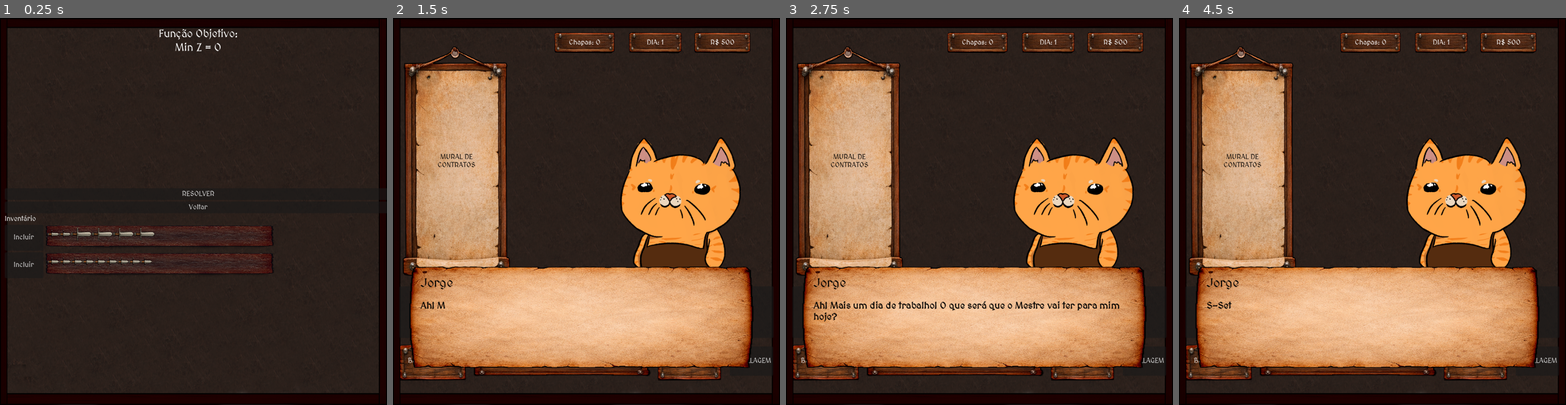
Above: before the commit, frames 1-4 (left to right).
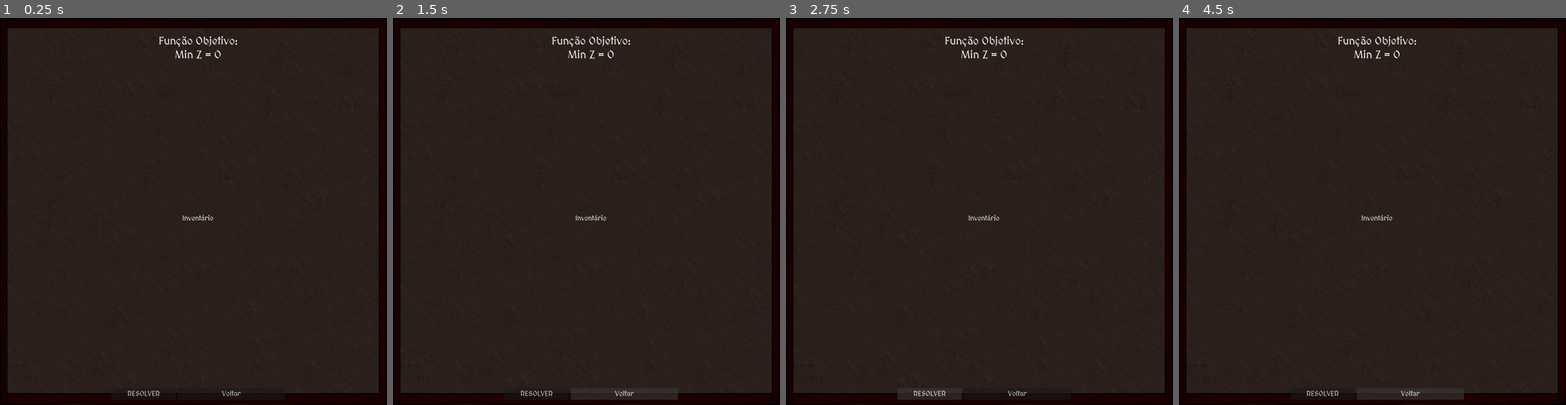
Above: after the commit, the same moments.

Repository: VitaumOS/Jogo_IC-Godot
Game: Godot game, scene res://scene/ModelagemMatematica.tscn
Same seed, same stepped clock (60 frames per second), same inputs: the game is played once before the commit and once after it. This scene is started directly instead of the project's main scene.
Inputs (mouse positions are in pixels of both pictures, inside the frame that each line leads up to):
- Up to frame 1 (0.25 s): no input
- Up to frame 2 (1.5 s): click "RESOLVER" at 0.5 s; click "Voltar" at 1.25 s
- Up to frame 3 (2.75 s): click (929, 393) at 2 s, where only the run after the commit has a clickable "RESOLVER"
- Up to frame 4 (4.5 s): click (1411, 393) at 2.75 s, where only the run after the commit has a clickable "Voltar"; click (1322, 393) at 3.5 s, where only the run after the commit has a clickable "RESOLVER"; click (1411, 393) at 4.25 s, where only the run after the commit has a clickable "Voltar"

The runs differ from the first frame. In frame 1, 3.6% of the frame differs, in the area x 1-71%, y 2-98%; in frame 2, 49%; in frame 3, 48%; in frame 4, 49%, in the area x 1-98%, y 3-99%.

Commit message:
mais mudanças...

Diff:
--- /dev/null
+++ b/modelos/modelo_botao_brilha.tres
@@ -0,0 +1,10 @@
+[gd_resource type="StyleBoxTexture" format=3 uid="uid://dc0o6didq7a0q"]
+
+[ext_resource type="Texture2D" uid="uid://v4r2c614e4rv" path="res://images/placa_brilha.png" id="1_mobcc"]
+
+[resource]
+texture = ExtResource("1_mobcc")
+expand_margin_left = 90.0
+expand_margin_top = 90.0
+expand_margin_right = 90.0
+expand_margin_bottom = 90.0
--- /dev/null
+++ b/modelos/modelo_botao_brilha2.tres
@@ -0,0 +1,10 @@
+[gd_resource type="StyleBoxTexture" format=3 uid="uid://bicnub0owc76w"]
+
+[ext_resource type="Texture2D" uid="uid://bs23u4q6nfyc7" path="res://images/placa_brilha4.png" id="1_07ett"]
+
+[resource]
+texture = ExtResource("1_07ett")
+expand_margin_left = 150.0
+expand_margin_top = 200.0
+expand_margin_right = 150.0
+expand_margin_bottom = 200.0
--- /dev/null
+++ b/modelos/modelo_botao_brilhaembaixo.tres
@@ -0,0 +1,10 @@
+[gd_resource type="StyleBoxTexture" format=3 uid="uid://bb27gk2e4050f"]
+
+[ext_resource type="Texture2D" uid="uid://bu80t0n3ojcjo" path="res://images/placa_baixo_brilha.png" id="1_yalfy"]
+
+[resource]
+texture = ExtResource("1_yalfy")
+expand_margin_left = 60.0
+expand_margin_top = 179.0
+expand_margin_right = 62.0
+expand_margin_bottom = 150.0
--- a/pulp_solution.json
+++ b/pulp_solution.json
@@ -1,7 +1,9 @@
 {
     "status": "Optimal",
-    "chapas_usadas": 1,
+    "chapas_usadas": 6,
     "plano_corte": {
-        "Padrao_1": 1
+        "Padrao_2": 1,
+        "Padrao_3": 2,
+        "Padrao_4": 3
     }
 }
--- a/resolve_modelagem.json
+++ b/resolve_modelagem.json
@@ -1 +1 @@
-{"status": "Optimal", "solucao": [1, 0]}
+{"status": "Optimal", "solucao": [1, 0, 2, 3]}
--- a/scene/Cena_1.tscn
+++ b/scene/Cena_1.tscn
@@ -9,7 +9,9 @@
 [ext_resource type="PackedScene" uid="uid://b6if7jes5m0v4" path="res://scene/LinhaListaPadrao.tscn" id="7_i1ld1"]
 [ext_resource type="Texture2D" uid="uid://crs5owxlqap0n" path="res://images/placa_2.png" id="8_bjq5w"]
 [ext_resource type="PackedScene" uid="uid://dnci0t7lpn3u5" path="res://scene/SistemaDialogo.tscn" id="9_2xbwx"]
+[ext_resource type="StyleBox" uid="uid://bicnub0owc76w" path="res://modelos/modelo_botao_brilha2.tres" id="9_i1ld1"]
 [ext_resource type="PackedScene" uid="uid://niwiqe2egaiv" path="res://scene/Popup.tscn" id="10_6qt7c"]
+[ext_resource type="StyleBox" uid="uid://bb27gk2e4050f" path="res://modelos/modelo_botao_brilhaembaixo.tres" id="10_ptkpm"]
 
 [sub_resource type="Theme" id="Theme_bjq5w"]
 
@@ -149,67 +151,86 @@
 offset_right = 885.0
 offset_bottom = 742.0
 
-[node name="ContainerExcesso" type="HBoxContainer" parent="UI/VisualizadorContrato" unique_id=565625551]
+[node name="ContainerExcesso" type="HFlowContainer" parent="UI/VisualizadorContrato" unique_id=503230766]
 layout_mode = 2
 
 [node name="FundoChapa" type="PanelContainer" parent="UI/VisualizadorContrato" unique_id=222044135]
 layout_mode = 2
 
-[node name="MarginContainer" type="ScrollContainer" parent="UI/VisualizadorContrato/FundoChapa" unique_id=2131463621]
+[node name="MarginContainer" type="MarginContainer" parent="UI/VisualizadorContrato/FundoChapa" unique_id=320032127]
 custom_minimum_size = Vector2(800, 120)
 layout_mode = 2
 
-[node name="ContainerChapa" type="HBoxContainer" parent="UI/VisualizadorContrato/FundoChapa/MarginContainer" unique_id=937080127]
-layout_mode = 2
-
-[node name="Rodape" type="HBoxContainer" parent="UI" unique_id=205919892]
-offset_top = 764.0
-offset_right = 895.0
-offset_bottom = 832.0
+[node name="ContainerChapa" type="HFlowContainer" parent="UI/VisualizadorContrato/FundoChapa/MarginContainer" unique_id=2031152459]
+layout_mode = 2
+
+[node name="VBoxContainer" type="VBoxContainer" parent="UI" unique_id=2119517920]
+offset_left = 23.0
+offset_top = 776.0
+offset_right = 875.0
+offset_bottom = 864.0
+
+[node name="Rodape" type="HBoxContainer" parent="UI/VBoxContainer" unique_id=205919892]
+layout_mode = 2
 alignment = 1
 
-[node name="BtnResolver" type="Button" parent="UI/Rodape" unique_id=827788209]
+[node name="BtnResolver" type="Button" parent="UI/VBoxContainer/Rodape" unique_id=827788209]
 custom_minimum_size = Vector2(160.975, 0)
 layout_mode = 2
 theme_override_styles/normal = ExtResource("5_uwuwm")
+theme_override_styles/pressed = ExtResource("5_uwuwm")
+theme_override_styles/hover = ExtResource("5_uwuwm")
 text = "     BATER O FERRO     "
 icon_alignment = 1
 
-[node name="VSeparator" type="VSeparator" parent="UI/Rodape" unique_id=1276734818]
+[node name="VSeparator" type="VSeparator" parent="UI/VBoxContainer/Rodape" unique_id=1276734818]
 modulate = Color(0, 0, 0, 0)
 custom_minimum_size = Vector2(13.56, 0)
 layout_mode = 2
 size_flags_stretch_ratio = 0.0
 
-[node name="BtnSair" type="Button" parent="UI/Rodape" unique_id=1780927715]
+[node name="BtnSair" type="Button" parent="UI/VBoxContainer/Rodape" unique_id=1780927715]
 custom_minimum_size = Vector2(400, 0)
 layout_mode = 2
 theme = SubResource("Theme_bjq5w")
 theme_override_styles/normal = SubResource("StyleBoxTexture_2xbwx")
+theme_override_styles/pressed = ExtResource("9_i1ld1")
+theme_override_styles/hover = ExtResource("9_i1ld1")
+theme_override_styles/hover_pressed = ExtResource("9_i1ld1")
 text = "ENCERRAR DIA"
 icon = SubResource("CompressedTexture2D_2xbwx")
 
-[node name="VSeparator2" type="VSeparator" parent="UI/Rodape" unique_id=1539532409]
+[node name="VSeparator2" type="VSeparator" parent="UI/VBoxContainer/Rodape" unique_id=1539532409]
 modulate = Color(0, 0, 0, 0)
 custom_minimum_size = Vector2(13.56, 0)
 layout_mode = 2
 size_flags_stretch_ratio = 0.0
 
-[node name="BtnLoja" type="Button" parent="UI/Rodape" unique_id=493769893]
+[node name="BtnLoja" type="Button" parent="UI/VBoxContainer/Rodape" unique_id=493769893]
 custom_minimum_size = Vector2(148.885, 0)
 layout_mode = 2
 theme_override_styles/normal = ExtResource("5_uwuwm")
+theme_override_styles/pressed = ExtResource("10_ptkpm")
+theme_override_styles/hover = ExtResource("5_uwuwm")
 text = "LOJA"
 
-[node name="VSeparator3" type="VSeparator" parent="UI/Rodape" unique_id=1858660115]
-modulate = Color(0, 0, 0, 0)
-custom_minimum_size = Vector2(13.56, 0)
-layout_mode = 2
-size_flags_stretch_ratio = 0.0
-
-[node name="BtnModel" type="Button" parent="UI/Rodape" unique_id=1435772189]
-layout_mode = 2
-text = "MODELAGEM"
+[node name="VSeparator2" type="VSeparator" parent="UI/VBoxContainer" unique_id=1238166107]
+modulate = Color(0, 0, 0, 0)
+custom_minimum_size = Vector2(13.56, 22.815)
+layout_mode = 2
+size_flags_stretch_ratio = 0.0
+
+[node name="Control" type="Control" parent="UI/VBoxContainer" unique_id=1181324846]
+layout_mode = 2
+
+[node name="BtnModel" type="Button" parent="UI/VBoxContainer/Control" unique_id=1435772189]
+layout_mode = 0
+offset_left = 293.0
+offset_top = 7.0
+offset_right = 560.0
+offset_bottom = 26.0
+theme_override_styles/normal = ExtResource("5_bjq5w")
+text = "MODELAGEM MATEMÁTICA"
 
 [node name="SistemaDialogo" parent="." unique_id=477801998 instance=ExtResource("9_2xbwx")]
 visible = false
@@ -218,7 +239,7 @@
 visible = false
 
 [connection signal="pressed" from="UI/Controle_Corpo/CorpoCentral/LadoEsquerdo/BotaoContratoGrande" to="." method="_on_contrato_pressed"]
-[connection signal="pressed" from="UI/Rodape/BtnResolver" to="." method="_on_resolver_pressed"]
-[connection signal="pressed" from="UI/Rodape/BtnSair" to="." method="_on_sair_pressed"]
-[connection signal="pressed" from="UI/Rodape/BtnLoja" to="." method="_on_loja_pressed"]
-[connection signal="pressed" from="UI/Rodape/BtnModel" to="." method="_on_modelagem_pressed"]
+[connection signal="pressed" from="UI/VBoxContainer/Rodape/BtnResolver" to="." method="_on_resolver_pressed"]
+[connection signal="pressed" from="UI/VBoxContainer/Rodape/BtnSair" to="." method="_on_sair_pressed"]
+[connection signal="pressed" from="UI/VBoxContainer/Rodape/BtnLoja" to="." method="_on_loja_pressed"]
+[connection signal="pressed" from="UI/VBoxContainer/Control/BtnModel" to="." method="_on_modelagem_pressed"]
--- a/scene/Cena_Loja.tscn
+++ b/scene/Cena_Loja.tscn
@@ -4,6 +4,7 @@
 [ext_resource type="Texture2D" uid="uid://cx1kycxphclcy" path="res://images/background.png" id="3_l66g6"]
 [ext_resource type="StyleBox" uid="uid://dki2hhovuf137" path="res://modelos/modelo_botao1.tres" id="3_mypxv"]
 [ext_resource type="PackedScene" uid="uid://dd0ohe51j087n" path="res://scene/Cena_Card_Loja.tscn" id="4_4qugu"]
+[ext_resource type="StyleBox" uid="uid://dc0o6didq7a0q" path="res://modelos/modelo_botao_brilha.tres" id="5_4qugu"]
 
 [node name="Loja" type="Control" unique_id=961802527]
 layout_mode = 3
@@ -63,6 +64,9 @@
 grow_horizontal = 2
 grow_vertical = 2
 theme_override_styles/normal = ExtResource("3_mypxv")
+theme_override_styles/pressed = ExtResource("5_4qugu")
+theme_override_styles/hover = ExtResource("5_4qugu")
+theme_override_styles/hover_pressed = ExtResource("5_4qugu")
 text = "Comprar Chapas (R$ %d)"
 icon_alignment = 1
 vertical_icon_alignment = 2
@@ -97,6 +101,9 @@
 offset_right = 187.0
 offset_bottom = 847.0
 theme_override_styles/normal = ExtResource("3_mypxv")
+theme_override_styles/pressed = ExtResource("5_4qugu")
+theme_override_styles/hover = ExtResource("5_4qugu")
+theme_override_styles/hover_pressed = ExtResource("5_4qugu")
 text = "Voltar ao Jogo"
 
 [connection signal="pressed" from="UI/PainelChapas/BtnComprarChapa" to="." method="_comprar_chapa"]
--- a/scene/Cena_contratos.tscn
+++ b/scene/Cena_contratos.tscn
@@ -4,6 +4,7 @@
 [ext_resource type="PackedScene" uid="uid://bk2cgr6pirs1o" path="res://scene/Card_Contratos.tscn" id="2_jgr8c"]
 [ext_resource type="Texture2D" uid="uid://cx1kycxphclcy" path="res://images/background.png" id="3_76e4m"]
 [ext_resource type="StyleBox" uid="uid://dki2hhovuf137" path="res://modelos/modelo_botao1.tres" id="3_yji0f"]
+[ext_resource type="StyleBox" uid="uid://dc0o6didq7a0q" path="res://modelos/modelo_botao_brilha.tres" id="5_5rhh1"]
 [ext_resource type="PackedScene" uid="uid://niwiqe2egaiv" path="res://scene/Popup.tscn" id="5_jgr8c"]
 
 [node name="Cena_Contratos" type="Control" unique_id=1920571904]
@@ -59,6 +60,9 @@
 offset_bottom = 65.0
 theme_override_font_sizes/font_size = 22
 theme_override_styles/normal = ExtResource("3_yji0f")
+theme_override_styles/pressed = ExtResource("5_5rhh1")
+theme_override_styles/hover = ExtResource("5_5rhh1")
+theme_override_styles/hover_pressed = ExtResource("5_5rhh1")
 text = "Voltar ao jogo"
 
 [node name="PopUp" parent="." unique_id=195816423 instance=ExtResource("5_jgr8c")]
--- a/scene/ModelagemMatematica.tscn
+++ b/scene/ModelagemMatematica.tscn
@@ -18,7 +18,7 @@
 [node name="MainMargin" type="Control" parent="." unique_id=697386958]
 anchors_preset = 0
 offset_left = 11.0
-offset_top = 23.0
+offset_top = 40.0
 offset_right = 889.0
 offset_bottom = 873.0
 
@@ -46,23 +46,17 @@
 layout_mode = 2
 
 [node name="Spacer" type="Control" parent="MainMargin/LayoutPrincipal/PainelEsquerdo" unique_id=1002267743]
+custom_minimum_size = Vector2(0, 44.105)
 layout_mode = 2
 
-[node name="Resolver" type="Button" parent="MainMargin/LayoutPrincipal/PainelEsquerdo" unique_id=347996932]
-layout_mode = 2
-text = "RESOLVER"
-
-[node name="Voltar" type="Button" parent="MainMargin/LayoutPrincipal/PainelEsquerdo" unique_id=1336589408]
-layout_mode = 2
-text = "Voltar
-"
-
 [node name="PainelDireito" type="VBoxContainer" parent="MainMargin/LayoutPrincipal" unique_id=1305794751]
+custom_minimum_size = Vector2(0, 400)
 layout_mode = 2
 
 [node name="TituloInventario" type="Label" parent="MainMargin/LayoutPrincipal/PainelDireito" unique_id=1285108412]
 layout_mode = 2
 text = "Inventário"
+horizontal_alignment = 1
 
 [node name="ScrollPadroes" type="ScrollContainer" parent="MainMargin/LayoutPrincipal/PainelDireito" unique_id=286250799]
 custom_minimum_size = Vector2(900, 300)
@@ -72,5 +66,17 @@
 custom_minimum_size = Vector2(900, 300)
 layout_mode = 2
 
-[connection signal="pressed" from="MainMargin/LayoutPrincipal/PainelEsquerdo/Resolver" to="." method="_on_btn_resolver_pressed"]
-[connection signal="pressed" from="MainMargin/LayoutPrincipal/PainelEsquerdo/Voltar" to="." method="_on_btn_voltar_pressed"]
+[node name="Botoes" type="HBoxContainer" parent="MainMargin/LayoutPrincipal" unique_id=1170674162]
+layout_mode = 2
+alignment = 1
+
+[node name="Resolver" type="Button" parent="MainMargin/LayoutPrincipal/Botoes" unique_id=1928015222]
+custom_minimum_size = Vector2(150, 0)
+layout_mode = 2
+text = "RESOLVER"
+
+[node name="Voltar" type="Button" parent="MainMargin/LayoutPrincipal/Botoes" unique_id=822601583]
+custom_minimum_size = Vector2(250, 0)
+layout_mode = 2
+text = "Voltar
+"
--- a/script/Main.gd
+++ b/script/Main.gd
@@ -1,5 +1,4 @@
 extends Node2D
-
 
 @export var cena_linha_padrao: PackedScene
 
@@ -36,8 +35,6 @@
 		_finalizar_logica_pulp()
 	_gerar_visualizacao_demanda()
 	_atualizar_pintura_demanda()
-
-	# Conecta os sinais dos botões de quantidade de cada linha criada para atualizar a pintura dinamicamente
 	_conectar_sinais_botoes_quantidade()
 
 func _gerar_visualizacao_demanda():
@@ -90,26 +87,19 @@
 func _criar_icone_arma(peca, tipo_id: int) -> TextureRect:
 	var icone = TextureRect.new()
 	icone.texture = load(peca.caminho_textura)
-
-	# Define o tamanho controlado ideal para caber dentro dos seus containers da Main
 	icone.custom_minimum_size = Vector2(40, 40)
-
-	# Força o redimensionamento respeitando os limites e mantendo a proporção da arma centralizada
 	icone.expand_mode = TextureRect.EXPAND_IGNORE_SIZE
 	icone.stretch_mode = TextureRect.STRETCH_KEEP_ASPECT_CENTERED
-
 	icone.set_meta("tipo_id", tipo_id)
 	return icone
 
 # Monitora e conecta os botões de mais e menos de cada padrão de corte da lista
 func _conectar_sinais_botoes_quantidade():
-	await get_tree().process_frame # Garante que os nós filhos já carregaram por completo
+	await get_tree().process_frame
 	for linha in vbox_padroes_lista.get_children():
 		var btn_mais = linha.find_child("btn_mais", true, false) as Button
 		var btn_menos = linha.find_child("btn_menos", true, false) as Button
 
-		# Se os nomes dos botões dentro da sua cena linha de padrão forem diferentes,
-		# você também pode buscar de forma genérica usando get_node ou find_children
 		if not btn_mais or not btn_menos:
 			for filho in linha.find_children("*", "Button", true, false):
 				filho.pressed.connect(func(): _atualizar_pintura_demanda())
@@ -153,13 +143,10 @@
 	item["pecas"] = pecas_data
 	var linha = cena_linha_padrao.instantiate()
 
-	# Define a metadado composição diretamente na instância do nó para leitura do pintura_demanda
 	linha.set_meta("composicao", item.composicao)
 
 	vbox_padroes_lista.add_child(linha)
 	linha.configurar(item)
-
-
 	padroes_corte_salvos_valor.append(item.composicao)
 
 # Função auxiliar interna criada estritamente para manter o escopo limpo
--- a/script/ModelagemMatematica.gd
+++ b/script/ModelagemMatematica.gd
@@ -41,7 +41,7 @@
 		child.queue_free()
 
 	var i =0
-	for padrao in Global.padroes_na_loja:
+	for padrao in Global.padroes_desbloqueados:
 		var h_box_item = HBoxContainer.new()
 		h_box_item.custom_minimum_size = Vector2(0, 60)
 
@@ -148,7 +148,6 @@
 			inputs_demanda[i] = input_qtd
 
 func _atualizar_equacoes_na_tela() -> void:
-	# 1. Função Objetivo
 	var termos_funcao_obj = []
 	for i in range(padroes_selecionados_indices.size()):
 		termos_funcao_obj.append("x" + str(i + 1))
@@ -158,7 +157,6 @@
 	else:
 		funcao_objetivo_lbl.text = "Função Objetivo:\nMin Z = " + " + ".join(termos_funcao_obj)
 
-	# 2. Restrições Coeficientes
 	if not Global.contrato_ativo: return
 	var demanda_contrato = Global.contrato_ativo.demanda
 
@@ -168,7 +166,7 @@
 			if lbl_coef:
 				var termos_da_peca = []
 				var j=0
-				for padrao in Global.padroes_na_loja:
+				for padrao in Global.padroes_desbloqueados:
 					var comp_padrao = padrao.get("composicao", [])
 					var qtd_na_chapa = comp_padrao[i] if i < comp_padrao.size() else 0
 
--- a/script/global.gd
+++ b/script/global.gd
@@ -5,7 +5,7 @@
 
 var tamanho_container: float = 500.0
 var dia_atual: int = 1
-var dinheiro: int = 500
+var dinheiro: int = 10000
 var ganhos_do_dia: int = 0
 var estoque_chapas: int = 0
 var preco_chapa: int = 100
Binary file added: images/placa_baixo_brilha.png
Not shown, added: images/placa_baixo_brilha.png.import
Binary file added: images/placa_brilha.png
Not shown, added: images/placa_brilha.png.import
Binary file added: images/placa_brilha2.png
Not shown, added: images/placa_brilha2.png.import
Binary file added: images/placa_brilha4.png
Not shown, added: images/placa_brilha4.png.import
Binary file added: scene/placa_brilha.png
Not shown, added: scene/placa_brilha.png.import
